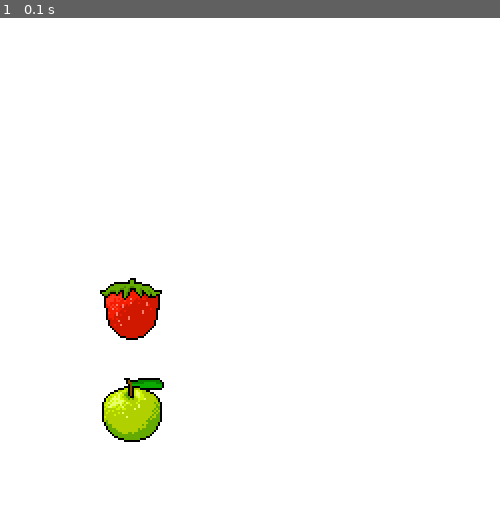
Above: before the commit, frame 1.
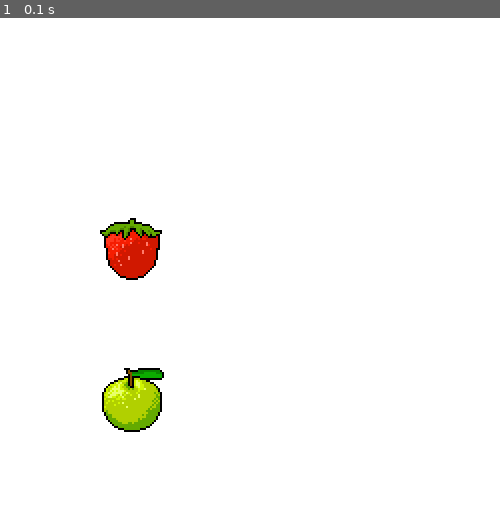
Above: after the commit, the same moment.

Repository: Joshkaki00/pygame-tutorial
Game: pygame game, started from game.py
The game is run twice, just before and just after one commit, with the same random seed, the same clock (stepped at 60 frames per second) and the same inputs.
Inputs:
- Up to frame 1 (0.1 s): no input

The runs differ from the first frame. In frame 1, 3.3% of the frame differs, in the area x 20-33%, y 40-85%.

Commit message:
updated pygame

Diff:
--- a/game.py
+++ b/game.py
@@ -19,8 +19,9 @@
     screen.blit(self.surf, (self.x, self.y))
 
 # Instance of GameObject
-apple = GameObject(100, 360, 'apple.png')
-strawberry = GameObject(100, 260, 'strawberry.png')
+apple = GameObject(100, 350, 'apple.png')
+strawberry = GameObject(100, 200, 'strawberry.png')
+
 
 
 # Create the game loop
